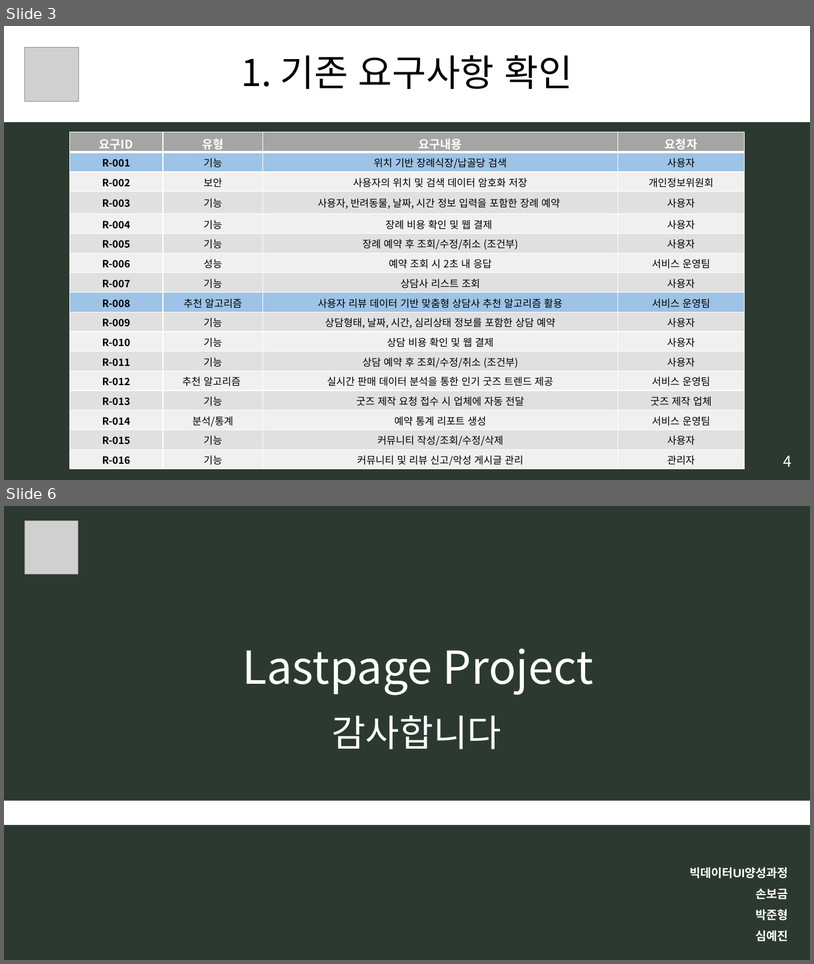
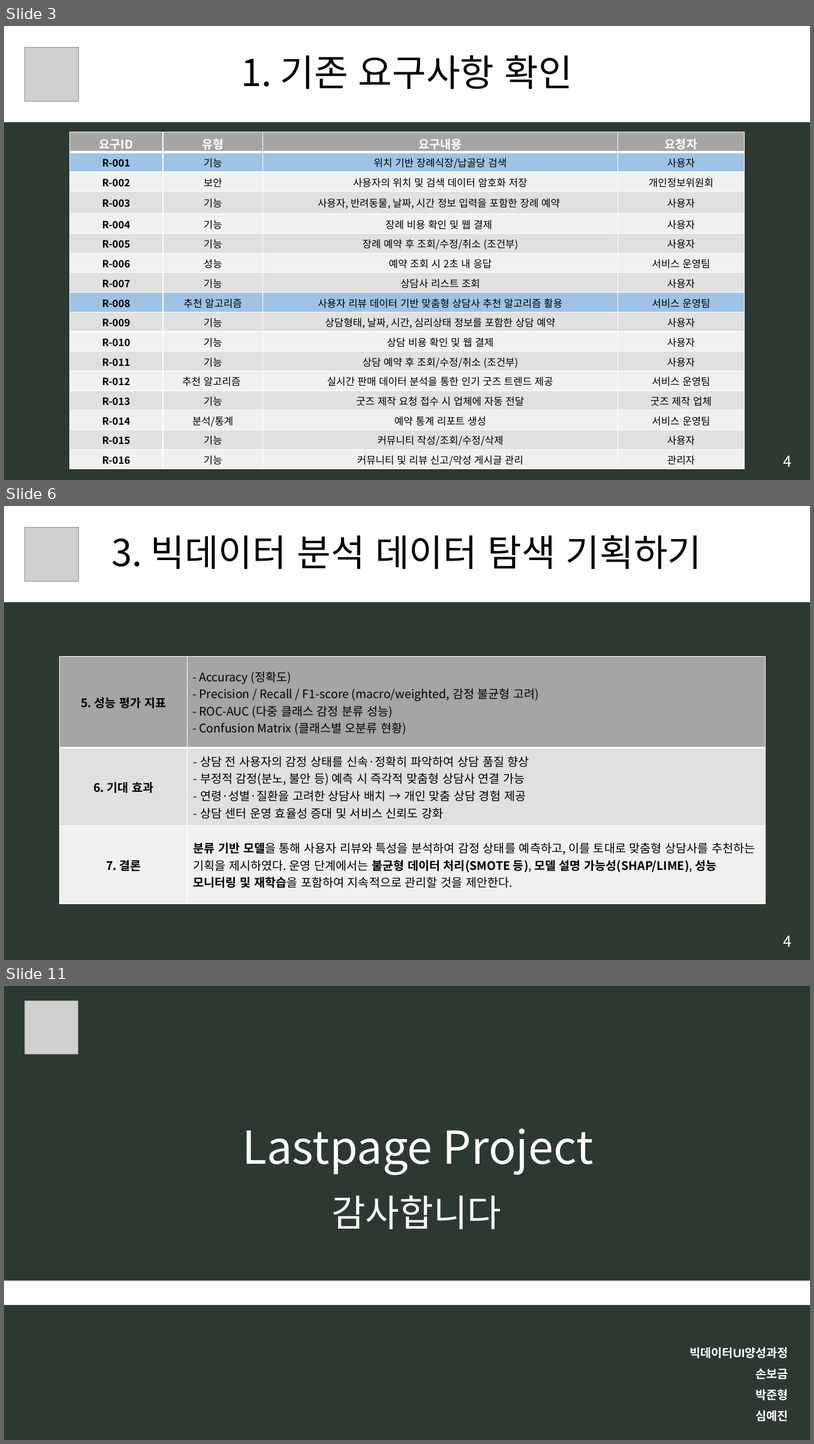
Before and after one commit to BIGDATA-UI-T3/Lastpage_Project, a slide deck: [모듈] 10. 빅데이터 분석기획.pptx. Shown one above the other, each under a label of ours: slides 3 and 6 before the commit, slides 3, 6 and 11 after it; the slides between them are not shown. The pictures are 814x964 and 814x1444 pixels, drawn with LibreOffice and Linux fonts; fonts in the diff are those of the drawing; grey boxes stand for pictures. Boxes give left, top, right and bottom in pixels: in the first picture for what was removed or moved away, otherwise in the second. Text is boxed around its words. In the diff, an @@ line names an element or a change of style, - is before the commit and + after.

```diff
--- a/[모듈] 10. 빅데이터 분석기획.pptx
+++ b/[모듈] 10. 빅데이터 분석기획.pptx
@@ slide 6 added at box(4, 506, 810, 960), background #2C3930 @@
@@ rectangle added at box(4, 506, 810, 602), fill #FFFFFF, 44 pt, text #000000 @@
+3. 빅데이터 분석 데이터 탐색 기획하기
@@ picture added at box(24, 527, 78, 581) @@
@@ table added at box(60, 656, 765, 903), 3 rows, 2 columns @@
+5. 성능 평가 지표 | - Accuracy (정확도) - Precision / Recall / F1-score (macro/weighted, 감정 불균형 고려) - ROC-AUC (다중 클래스 감정 분류 성능) - Confusion Matrix (클래스별 오분류 현황)
+6. 기대 효과 | - 상담 전 사용자의 감정 상태를 신속·정확히 파악하여 상담 품질 향상 - 부정적 감정(분노, 불안 등) 예측 시 즉각적 맞춤형 상담사 연결 가능 - 연령·성별·질환을 고려한 상담사 배치 → 개인 맞춤 상담 경험 제공 - 상담 센터 운영 효율성 증대 및 서비스 신뢰도 강화
+7. 결론 | 분류 기반 모델을 통해 사용자 리뷰와 특성을 분석하여 감정 상태를 예측하고, 이를 토대로 맞춤형 상담사를 추천하는 기획을 제시하였다. 운영 단계에서는 불균형 데이터 처리(SMOTE 등), 모델 설명 가능성(SHAP/LIME), 성능 모니터링 및 재학습을 포함하여 지속적으로 관리할 것을 제안한다.
@@ text added at box(784, 935, 792, 946), 18 pt, text #FFFFFF @@
+4
@@ what was slide 6 is now slide 11 @@
```
Also in this commit, not shown: 2 slides changed, 4 other slides added, 1 other file.
